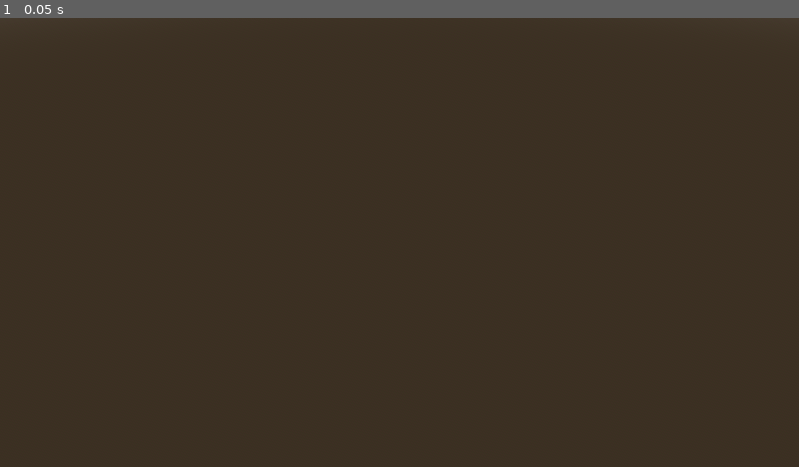
Above: before the commit, frame 1.
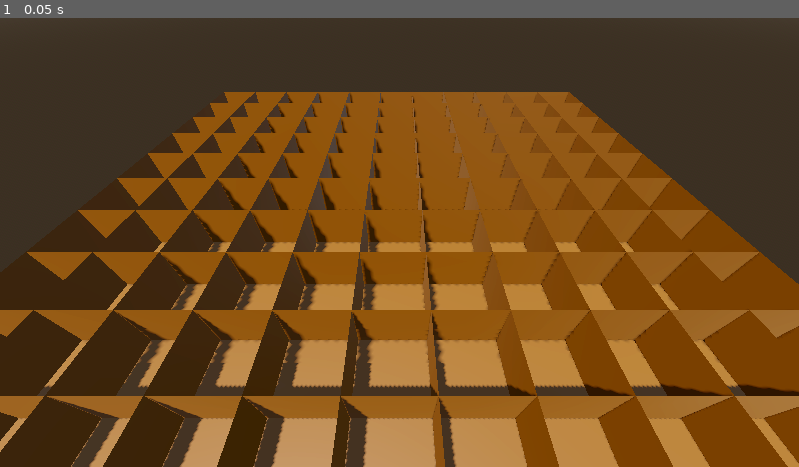
Above: after the commit, the same moment.

Repository: whysguy52/FromTheDepths
Game: Godot game, scene res://Main.tscn
Same seed, same stepped clock (60 frames per second), same inputs: the game is played once before the commit and once after it.
Inputs:
- Up to frame 1 (0.05 s): no input

The runs differ from the first frame. In frame 1, 57% of the frame differs, in the area x 0-100%, y 16-100%.

Commit message:
base room grid complete

Diff:
--- a/Main.tscn
+++ b/Main.tscn
@@ -26,6 +26,6 @@
 environment = SubResource("Environment_r0du0")
 
 [node name="Camera3D" type="Camera3D" parent="."]
-transform = Transform3D(1, 0, 0, 0, 0.707107, 0.707107, 0, -0.707107, 0.707107, 0, 6.873, 8.27523)
+transform = Transform3D(-1, 6.18172e-08, -6.18172e-08, 0, 0.707107, 0.707107, 8.74228e-08, 0.707107, -0.707107, 22, 20, 0)
 
 [node name="RoomsList" type="Node3D" parent="."]
--- a/main.gd
+++ b/main.gd
@@ -1,4 +1,6 @@
 extends Node3D
+
+var BasicRoom
 
 var roomGrid = []
 var gridWidth = 10
@@ -10,15 +12,24 @@
 var numOfRooms:int
 
 func _ready() -> void:
+  BasicRoom = load("res://Assets/Rooms/BasicRoom/BasicRoom.tscn")
   #create the 2D array
   for i in gridWidth:
     roomGrid.append([])
     for j in gridHeight:
       roomGrid[i].append(Node)
+  createGrid()
   numOfRooms = (randi() % 2) + 5 + (level * 2.6)
   print(numOfRooms)
 
 
 func createGrid():
-
+  var roomsLeft = numOfRooms
+  for i in gridWidth:
+    for j in gridHeight:
+      roomGrid[i][j] = BasicRoom.instantiate()
+      roomGrid[i][j].position.x = i*5
+      roomGrid[i][j].position.z = j*5
+      $RoomsList.add_child(roomGrid[i][j])
+      print("room added")
   pass
